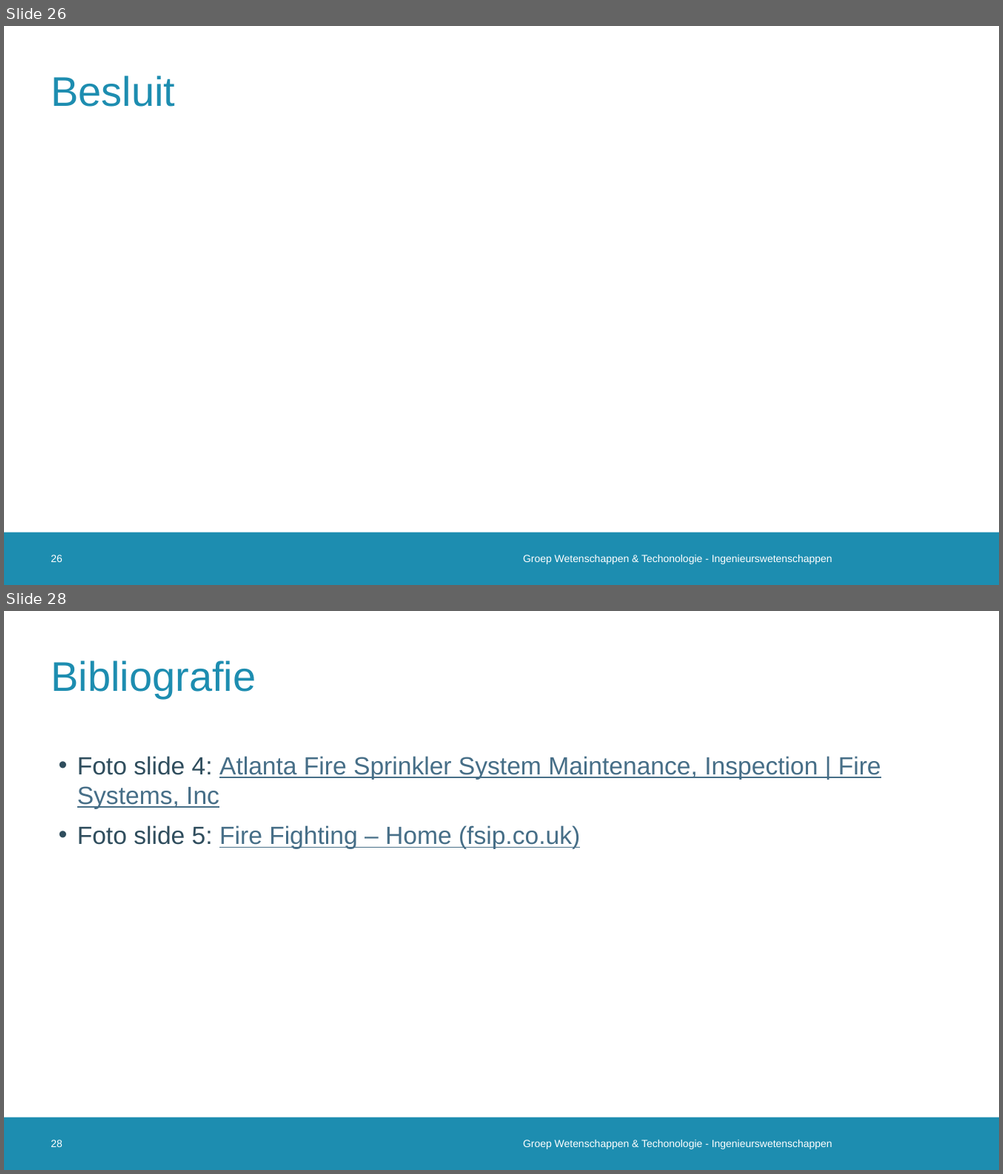
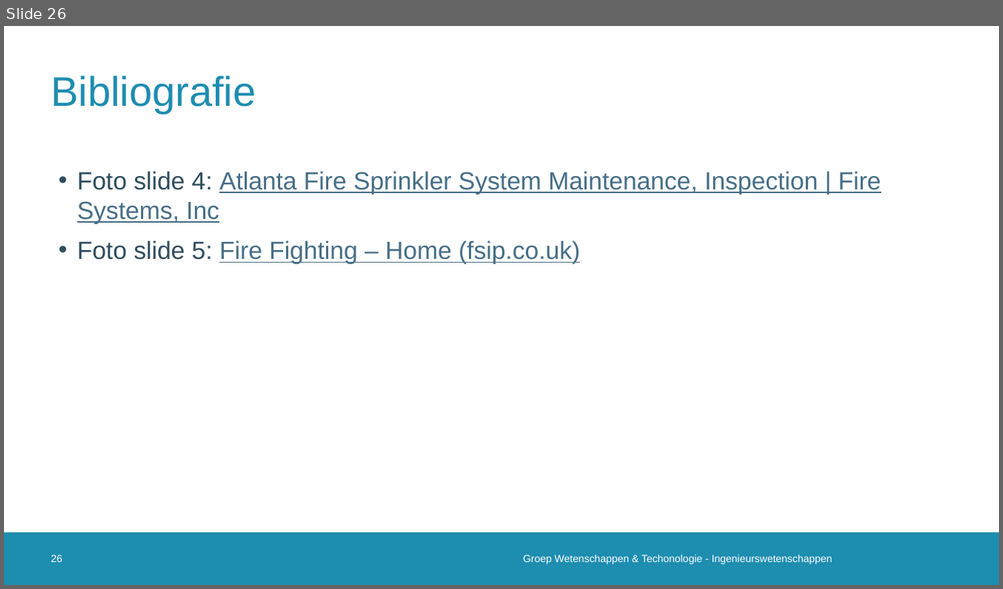
Before and after one commit to 2023-2022-KULAK-IW/2022_2023_Probleemoplossen_en_Ontwerpen_2, a slide deck: Tussentijdse Presentatie .pptx. Shown one above the other, each under a label of ours: slides 26 and 28 before the commit, slide 26 after it; the slides between them are not shown. The pictures are 1003x1174 and 1003x589 pixels, drawn with LibreOffice and Linux fonts; fonts in the diff are those of the drawing; background and template pictures are left out. Boxes give left, top, right and bottom in pixels: in the first picture for what was removed or moved away, otherwise in the second. Text is boxed around its words. In the diff, an @@ line names an element or a change of style, - is before the commit and + after.

```diff
--- a/Tussentijdse Presentatie .pptx
+++ b/Tussentijdse Presentatie .pptx
@@ slide 26 removed at bbox=[4, 26, 999, 585], background #FFFFFF; not listed: 1 template element that a slide beside it also shows @@
@@ title removed at bbox=[51, 76, 175, 107] @@
-Besluit
@@ page number removed at bbox=[51, 555, 62, 562] @@
-26
@@ text removed at bbox=[523, 555, 832, 565] @@
-Groep Wetenschappen & Techonologie - Ingenieurswetenschappen
@@ what was slide 28 is now slide 26 @@
```
Also in this commit, not shown: 14 slides changed, 1 other slide removed, 5 other files.
